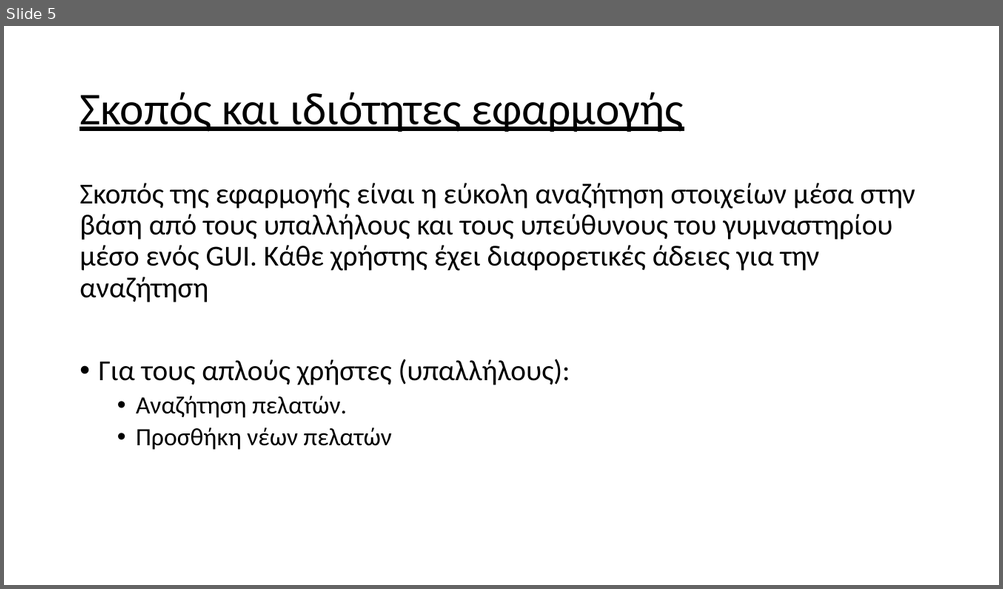
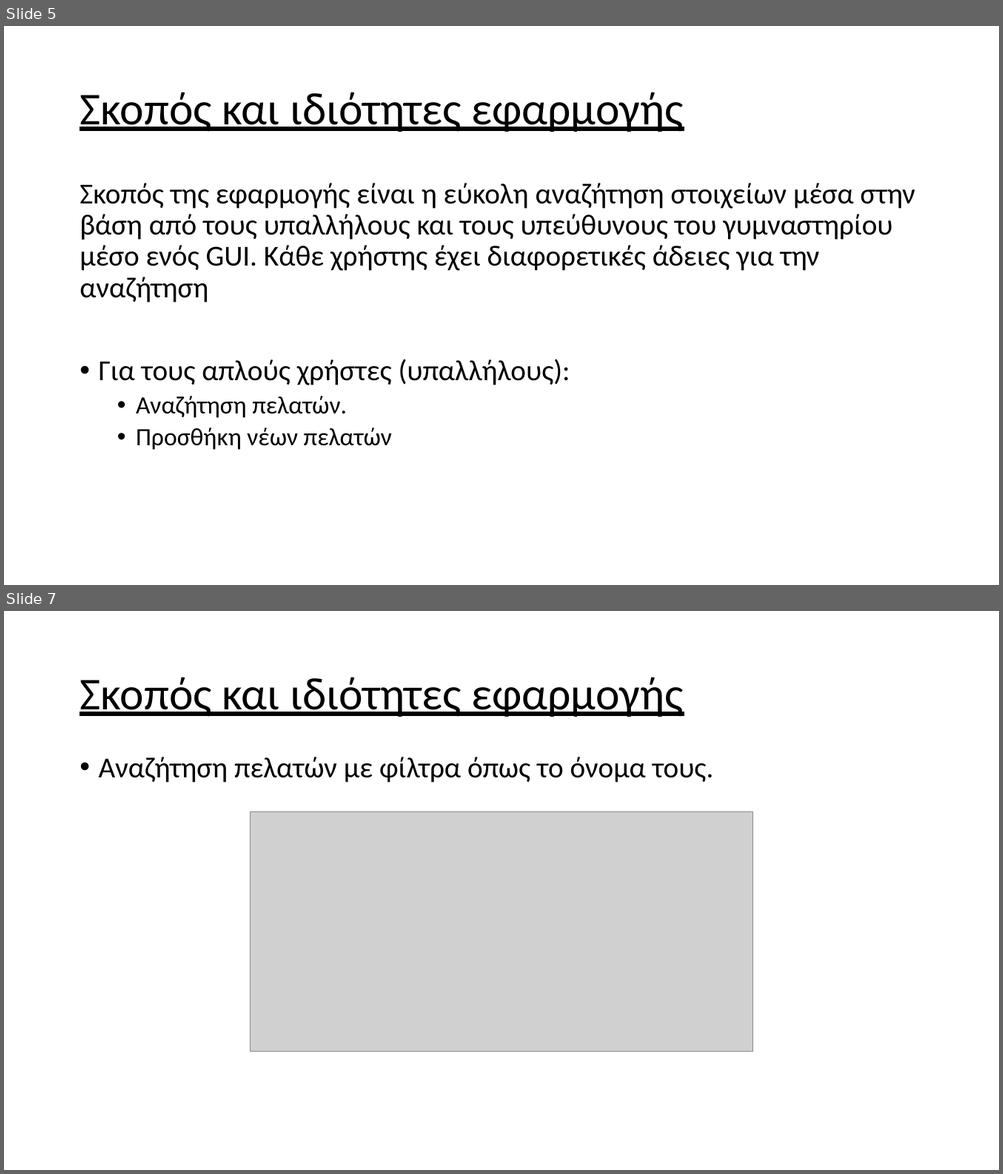
Before and after one commit to Apo-P/GymDatabase, a slide deck: ΤΕΛΙΚΗ ΠΑΡΟΥΣΙΑΣΗ.pptx. Shown one above the other, each under a label of ours: slide 5 before the commit, slides 5 and 7 after it; the slides between them are not shown. The pictures are 1003x589 and 1003x1174 pixels, drawn with LibreOffice and Linux fonts; fonts in the diff are those of the drawing; grey boxes stand for pictures. Boxes give left, top, right and bottom in pixels: in the first picture for what was removed or moved away, otherwise in the second. Text is boxed around its words. In the diff, an @@ line names an element or a change of style, - is before the commit and + after.

Commit message:
Changes some pictures on the docs,pptx

```diff
--- a/ΤΕΛΙΚΗ ΠΑΡΟΥΣΙΑΣΗ.pptx
+++ b/ΤΕΛΙΚΗ ΠΑΡΟΥΣΙΑΣΗ.pptx
@@ slide 7 added at [4, 611, 999, 1170], background #FFFFFF @@
@@ title added at [79, 677, 683, 717], 44 pt, text #000000, underline @@
+Σκοπός και ιδιότητες εφαρμογής
@@ text added at [99, 757, 714, 783], 28 pt, text #000000 @@
+• Αναζήτηση πελατών με φίλτρα όπως το όνομα τους.
@@ picture added at [250, 812, 752, 1052] @@
```
Also in this commit, not shown: 4 slides changed, 2 other files.
